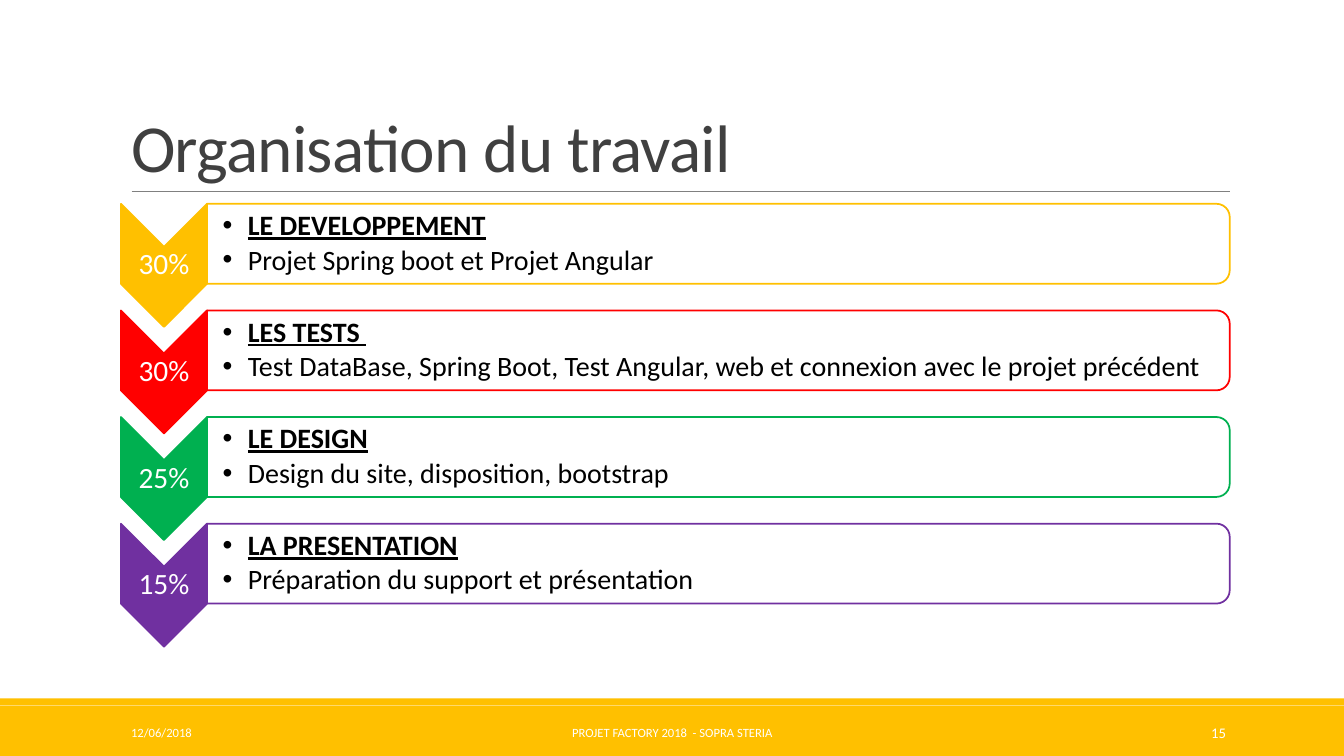
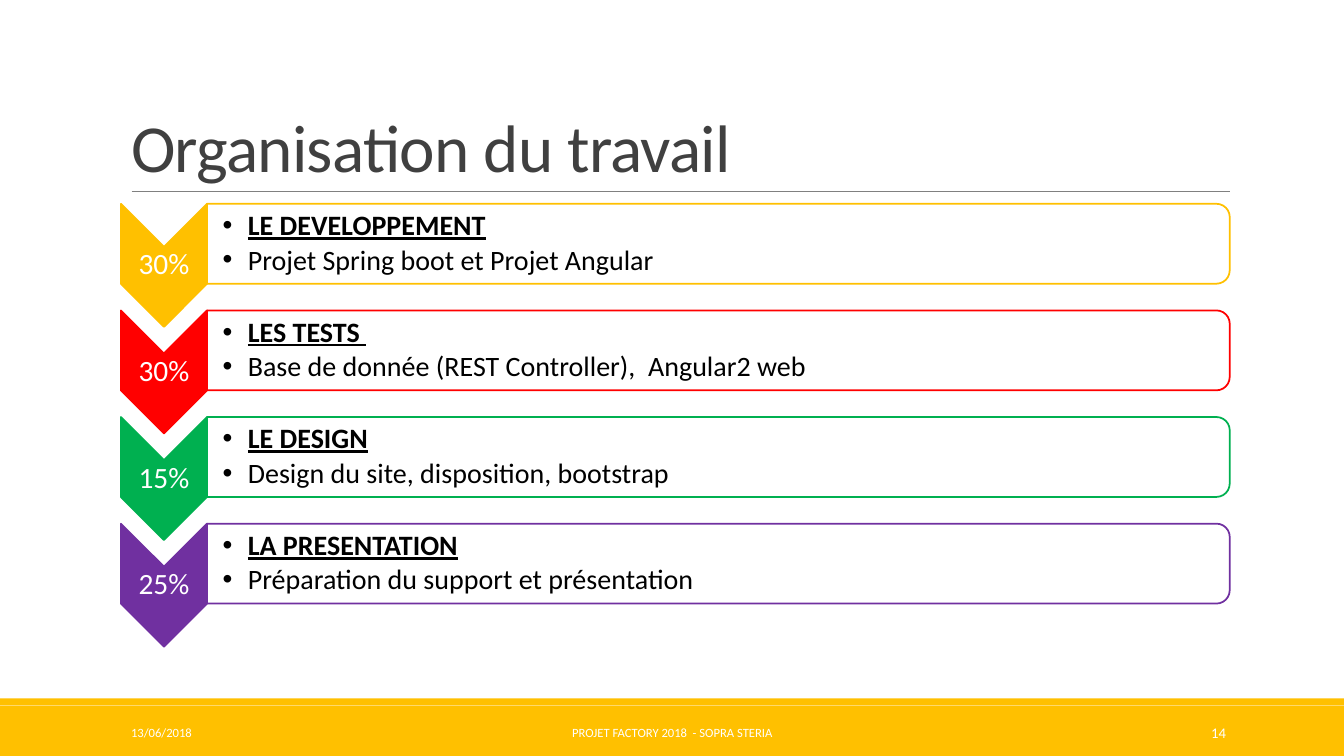
Before and after one commit to Pweting/ProjetFinalAAA, a slide deck: slide 14 of ProjetFinalAAA-Factory.pptx (slide 15 before the commit). Drawn at 1344x756 pixels with LibreOffice and Linux fonts; fonts in the diff are those of the drawing. Boxes give left, top, right and bottom in pixels: in the first picture for what was removed or moved away, otherwise in the second. Text is boxed around its words. In the diff, an @@ line names an element or a change of style, - is before the commit and + after.

```diff
--- a/ProjetFinalAAA-Factory.pptx
+++ b/ProjetFinalAAA-Factory.pptx
@@ text at [248, 355, 805, 381]: text changed @@
-  •• Test DataBase, Spring Boot, Test Angular, web et connexion avec le projet précédent
+  •• Base de donnée (REST Controller), Angular2 web
@@ text "15%": place and size @@
-text "15%" at [139, 574, 190, 594]
+text "15%" at [139, 468, 190, 489]
@@ text "25%": place and size @@
-text "25%" at [139, 468, 190, 489]
+text "25%" at [139, 574, 190, 594]
@@ text at [131, 728, 192, 738]: text changed @@
-12/06/2018
+13/06/2018
@@ page number at [1211, 728, 1226, 738]: text changed @@
-15
+14
```
Also in this commit, not shown: 30 other slides changed, 3 slides added, 2 slides removed, 3 other files.
